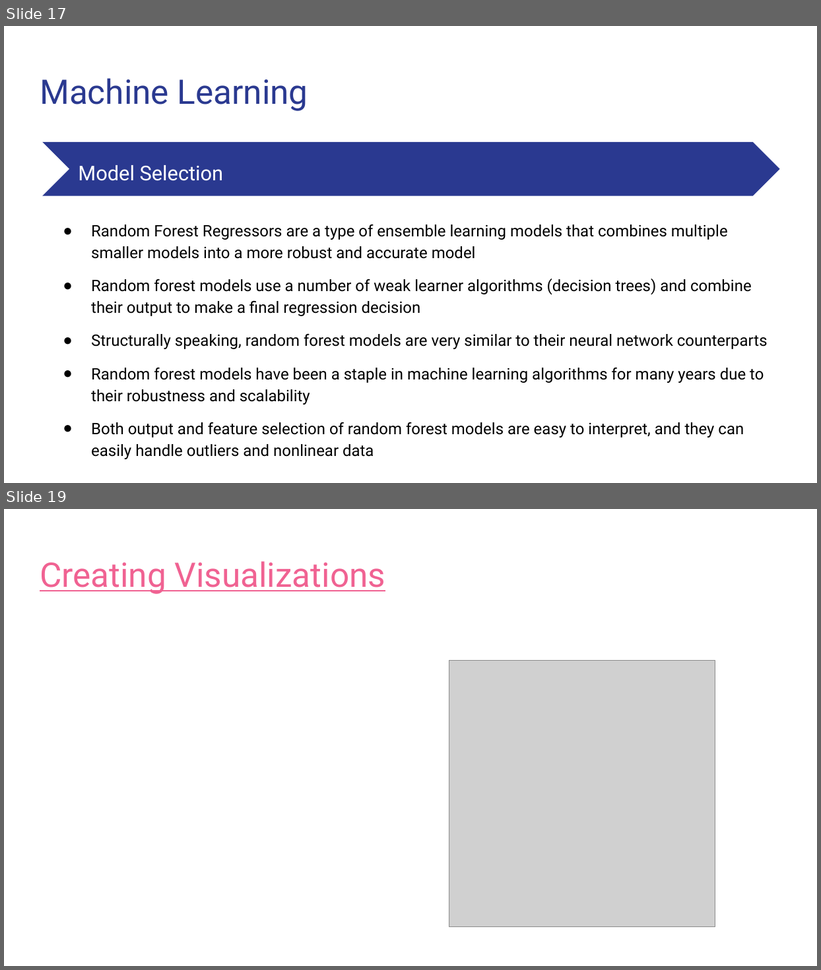
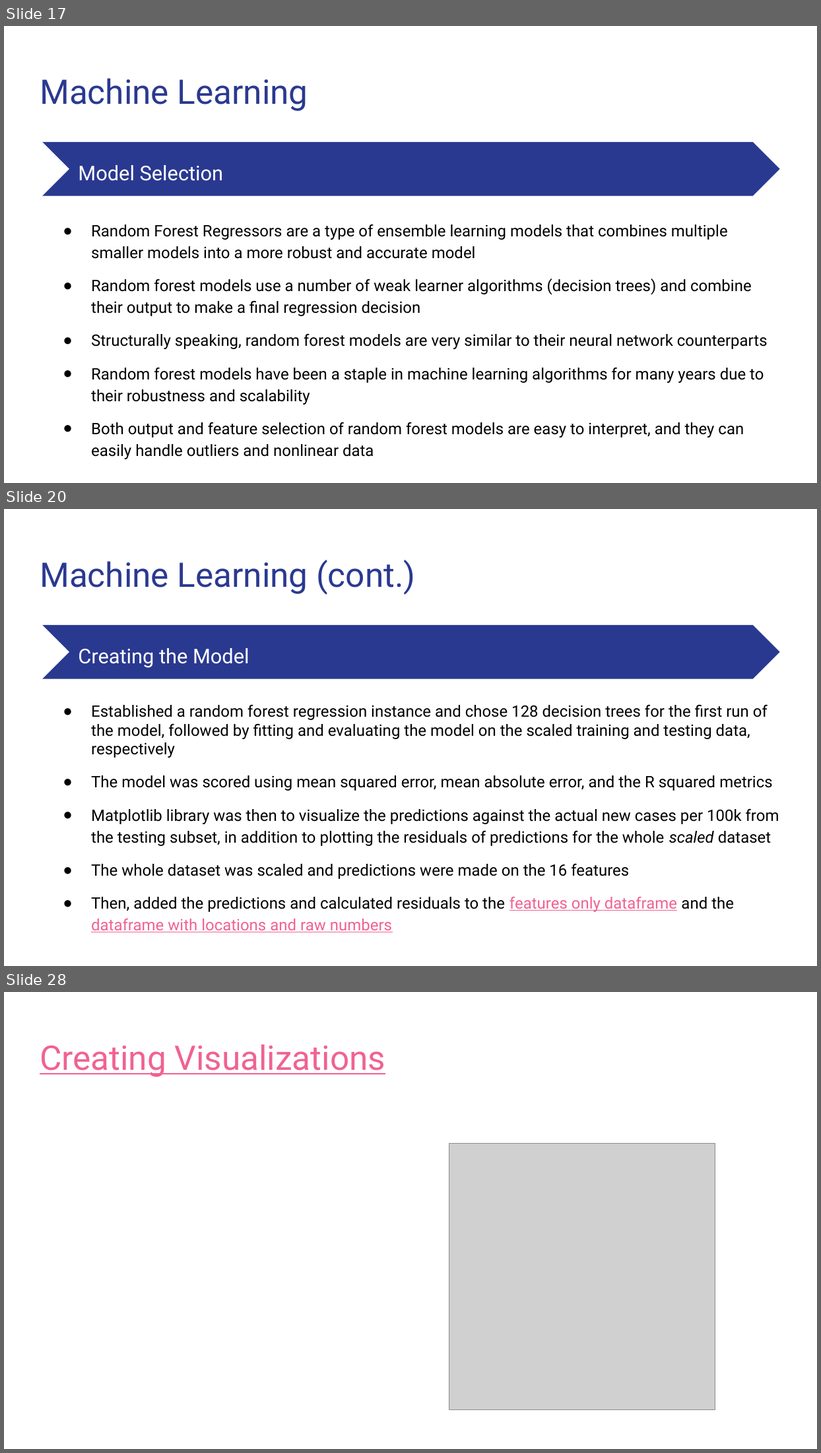
Before and after one commit to Magzzie/COVID-19_Analysis, a slide deck: COVID-19 Analysis.pptx. Shown one above the other, each under a label of ours: slides 17 and 19 before the commit, slides 17, 20 and 28 after it; the slides between them are not shown. The pictures are 821x970 and 821x1453 pixels, drawn with LibreOffice and Linux fonts; fonts in the diff are those of the drawing; grey boxes stand for pictures. Boxes give left, top, right and bottom in pixels: in the first picture for what was removed or moved away, otherwise in the second. Text is boxed around its words. In the diff, an @@ line names an element or a change of style, - is before the commit and + after.

```diff
--- a/COVID-19 Analysis.pptx
+++ b/COVID-19 Analysis.pptx
@@ slide 20 added at (4, 509, 817, 966), background #FFFFFF @@
@@ title added at (40, 560, 415, 595), 30 pt, text #2A3990 @@
+Machine Learning (cont.)
@@ chevron added at (42, 625, 780, 679), fill #2A3990 @@
@@ text added at (78, 648, 250, 668), 18 pt, text #FFFFFF @@
+Creating the Model
@@ text added at (91, 704, 780, 933), 14 pt, text #000000 @@
+● Established a random forest regression instance and chose 128 decision trees for the first run of the model, followed by fitting and evaluating the model on the scaled training and testing data, respectively
+● The model was scored using mean squared error, mean absolute error, and the R squared metrics
+● Matplotlib library was then to visualize the predictions against the actual new cases per 100k from the testing subset, in addition to plotting the residuals of predictions for the whole scaled dataset
+● The whole dataset was scaled and predictions were made on the 16 features
+● Then, added the predictions and calculated residuals to the features only dataframe and the dataframe with locations and raw numbers
@@ what was slide 19 is now slide 28 @@
```
Also in this commit, not shown: 3 slides changed, 11 other slides added, 2 slides removed.
